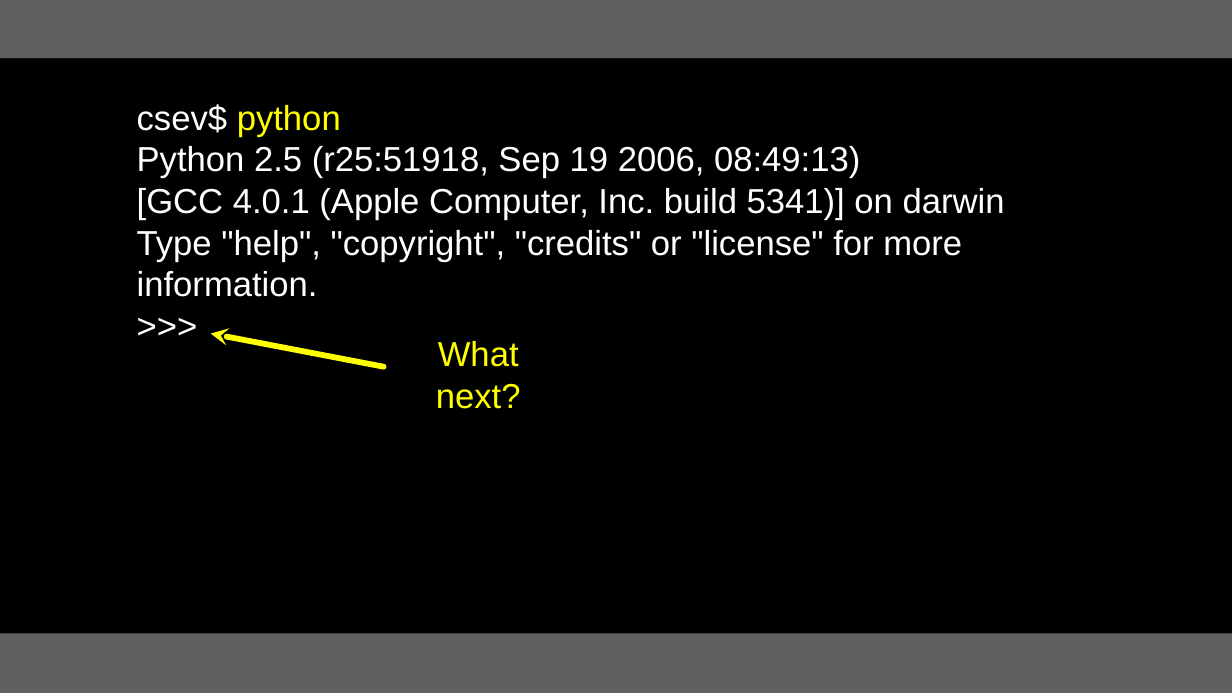
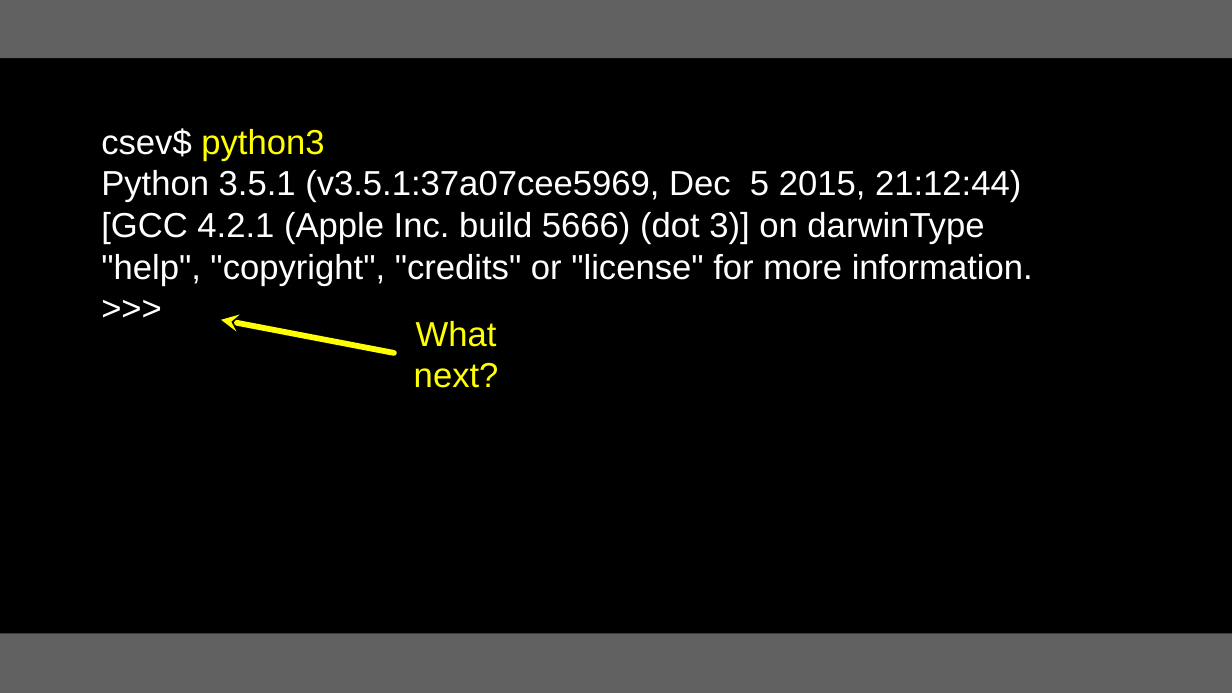
Before and after one commit to csev/py4e, a slide deck: slide 28 of lectures3/Pythonlearn-01-Intro.pptx. Drawn at 1232x693 pixels with LibreOffice and Linux fonts; fonts in the diff are those of the drawing. Boxes give left, top, right and bottom in pixels: in the first picture for what was removed or moved away, otherwise in the second. Text is boxed around its words. In the diff, an @@ line names an element or a change of style, - is before the commit and + after.

```diff
--- a/lectures3/Pythonlearn-01-Intro.pptx
+++ b/lectures3/Pythonlearn-01-Intro.pptx
@@ text "csev$ python3": place and size @@
-text "csev$ python3" at [137,104,1005,297]
+text "csev$ python3" at [101,128,1033,286]
@@ text at [101,128,1033,286]: text changed @@
-csev$ python
-Python 2.5 (r25:51918, Sep 19 2006, 08:49:13)
-[GCC 4.0.1 (Apple Computer, Inc. build 5341)] on darwin
-Type "help", "copyright", "credits" or "license" for more information.
+csev$ python3
+Python 3.5.1 (v3.5.1:37a07cee5969, Dec 5 2015, 21:12:44) [GCC 4.2.1 (Apple Inc. build 5666) (dot 3)] on darwinType "help", "copyright", "credits" or "license" for more information.
@@ arrow moved from (211, 333) - (384, 367) to (221, 319) - (394, 353) @@
@@ text "What next?": place and size @@
-text "What next?" at [436,341,521,409]
+text "What next?" at [414,321,499,388]
```
Also in this commit, not shown: 28 other slides changed, 1 slide removed, 10 other files.
